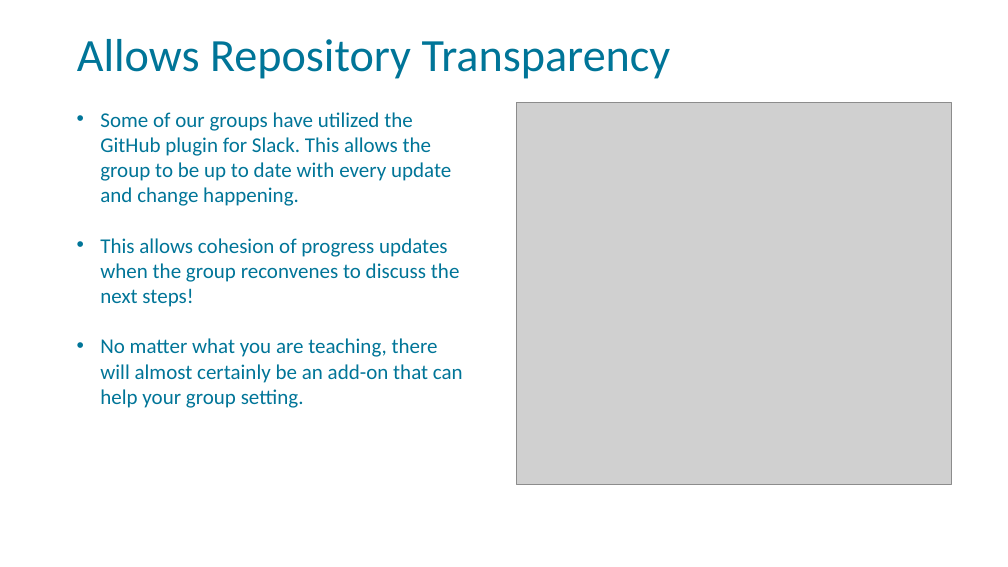
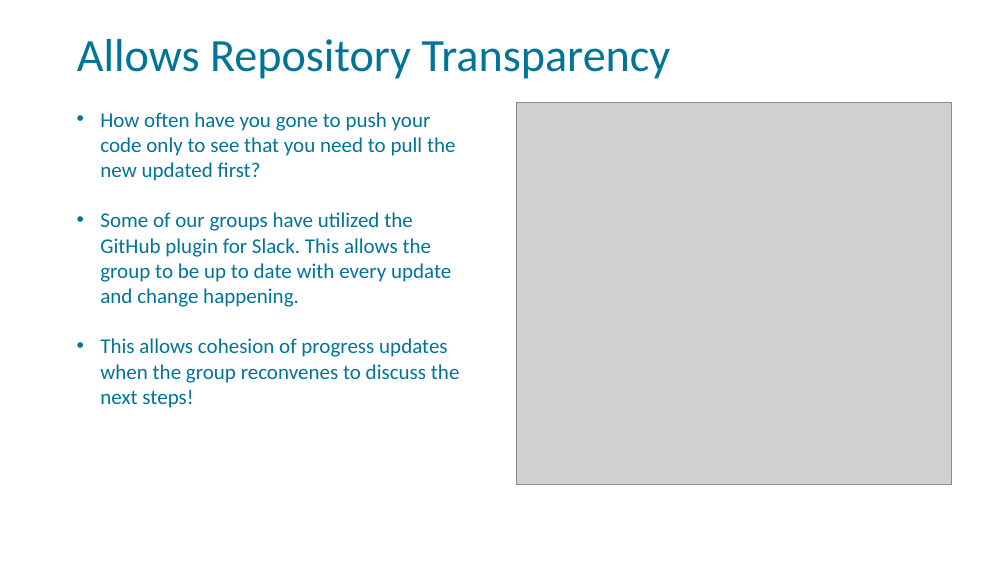
Before and after one commit to FSCJ-FacultyDev/HITEC2024, a slide deck: slide 21 of LeveragingSlackForStudentCollaboration.pptx (slide 25 before the commit). Drawn at 1008x567 pixels with LibreOffice and Linux fonts; fonts in the diff are those of the drawing; grey boxes stand for pictures; background and template pictures are left out. Boxes give left, top, right and bottom in pixels: in the first picture for what was removed or moved away, otherwise in the second. Text is boxed around its words. In the diff, an @@ line names an element or a change of style, - is before the commit and + after.

```diff
--- a/LeveragingSlackForStudentCollaboration.pptx
+++ b/LeveragingSlackForStudentCollaboration.pptx
@@ text at (100, 112, 456, 181): paragraph added @@
+• How often have you gone to push your code only to see that you need to pull the new updated first?
@@ text at (100, 338, 463, 408): paragraph removed @@
-• No matter what you are teaching, there will almost certainly be an add-on that can help your group setting.
```
Also in this commit, not shown: 5 other slides changed, 3 slides added, 7 slides removed.
